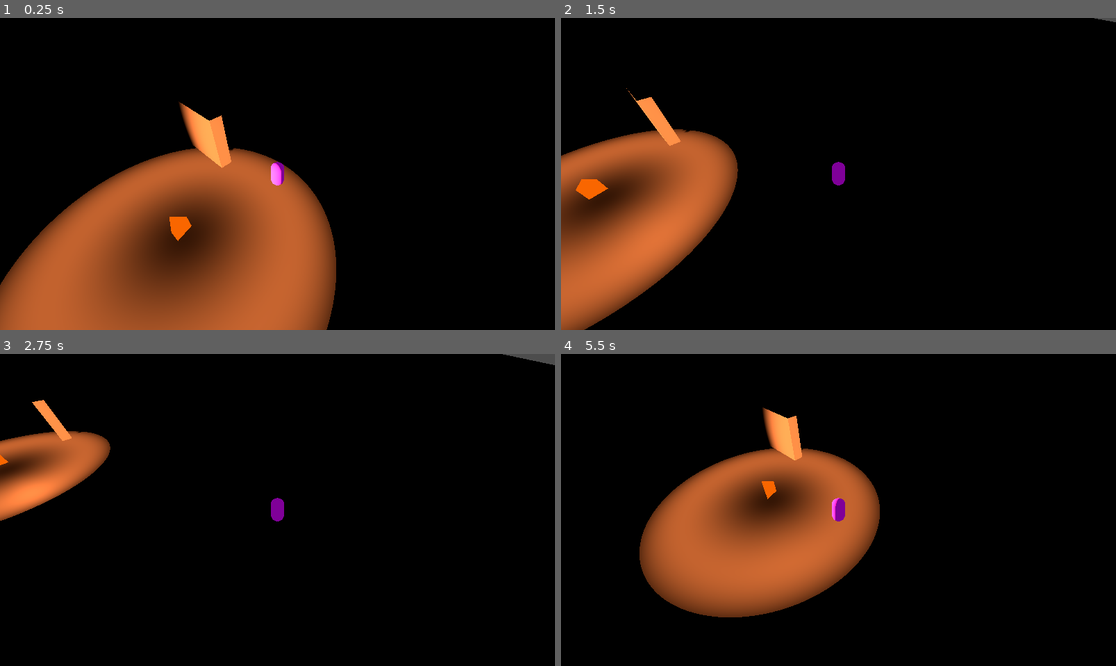
Above: before the commit, frames 1-4 (two rows, left to right).
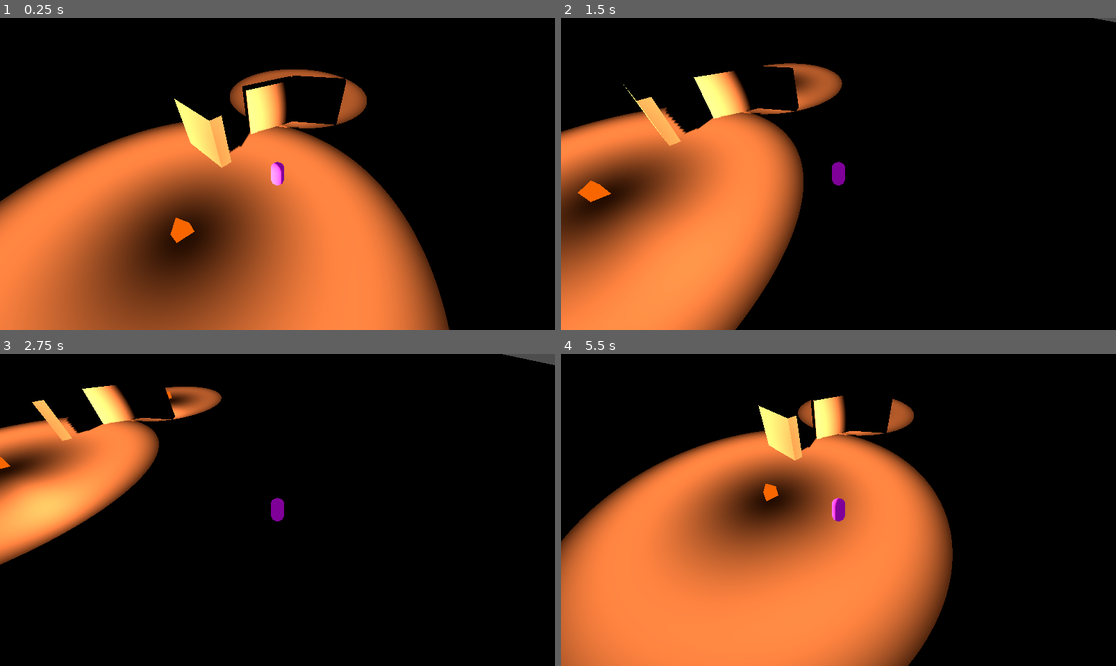
Above: after the commit, the same moments.

Repository: Jasp137/250405_MGJ_Shadowmancer
Game: Godot game, scene res://Scenes/world.tscn
Two runs of this game, one before a commit and one after it. Both use one fixed random seed, a clock stepped at 60 frames per second and the inputs below.
Inputs:
- Up to frame 1 (0.25 s): no input
- Up to frame 2 (1.5 s): tap Enter at 0.5 s; hold D (character_right) 0.53-1.28 s; hold S (character_down) from 1.28 s (still down)
- Up to frame 3 (2.75 s): release S (character_down) at 2.03 s; hold D (character_right) from 2.03 s (still down)
- Up to frame 4 (5.5 s): release D (character_right) at 2.78 s; hold W (character_up) 2.78-3.53 s; hold A (character_left) 3.53-5.03 s; hold S (character_down) from 5.03 s (still down)

The runs differ from the first frame. In frame 1, 26% of the frame differs, in the area x 0-81%, y 16-100%; in frame 2, 21%; in frame 3, 8.2%; in frame 4, 38%, in the area x 0-71%, y 13-100%.

Commit message:
have default crystal be always on

Diff:
--- /dev/null
+++ b/shadowbound_mini-jam/Scenes/crystal.gd
@@ -0,0 +1,26 @@
+extends StaticBody3D
+
+@export var always_on: bool = true
+@onready var light: OmniLight3D = $OmniLight3D
+@export var flash_duration: float = 0.2
+@export var flash_interval: float = 3.0
+
+@export var range: float = 10.0 :
+	get:
+		return light.omni_range
+	set(value):
+		$OmniLight3D.omni_range = value
+		notify_property_list_changed()
+
+func _ready() -> void:
+	if not always_on:
+		switch_off()
+
+func switch_off():
+	light.hide()
+	get_tree().create_timer(flash_interval).timeout.connect(flash_on)
+
+func flash_on():
+	light.show()
+	#TODO: Ray cast to player
+	get_tree().create_timer(flash_duration).timeout.connect(switch_off)
--- a/shadowbound_mini-jam/Scenes/crystal.tscn
+++ b/shadowbound_mini-jam/Scenes/crystal.tscn
@@ -1,4 +1,6 @@
-[gd_scene load_steps=4 format=3 uid="uid://cqxuxtj764hmy"]
+[gd_scene load_steps=5 format=3 uid="uid://cqxuxtj764hmy"]
+
+[ext_resource type="Script" uid="uid://d14xaahuu1n81" path="res://Scenes/crystal.gd" id="1_c61q8"]
 
 [sub_resource type="StandardMaterial3D" id="StandardMaterial3D_f3sb7"]
 transparency = 2
@@ -15,6 +17,7 @@
 height = 1.0
 
 [node name="Crystal2" type="StaticBody3D"]
+script = ExtResource("1_c61q8")
 
 [node name="MeshInstance3D" type="MeshInstance3D" parent="."]
 transform = Transform3D(1, 0, 0, 0, -4.37114e-08, -1, 0, 1, -4.37114e-08, 0, 0, 0)
--- a/shadowbound_mini-jam/Scenes/world.tscn
+++ b/shadowbound_mini-jam/Scenes/world.tscn
@@ -91,4 +91,12 @@
 shape = SubResource("BoxShape3D_fj7yv")
 
 [node name="Crystal2" parent="." instance=ExtResource("2_go701")]
-transform = Transform3D(1, 0, 0, 0, 1, 0, 0, 0, 1, -5.75583, 1.13981, 4.54952)
+transform = Transform3D(0.930232, 0, -0.366972, 0, 1, 0, 0.366972, 0, 0.930232, -5.75583, 0.825632, 4.54952)
+flash_duration = 0.3
+flash_interval = 1.0
+range = 15.0
+
+[node name="Crystal3" parent="." instance=ExtResource("2_go701")]
+transform = Transform3D(1, 0, 0, 0, 1, 0, 0, 0, 1, 2.68547, 0.825632, -16.8368)
+flash_duration = 0.3
+flash_interval = 1.0
Not shown, added: shadowbound_mini-jam/Scenes/crystal.gd.uid
